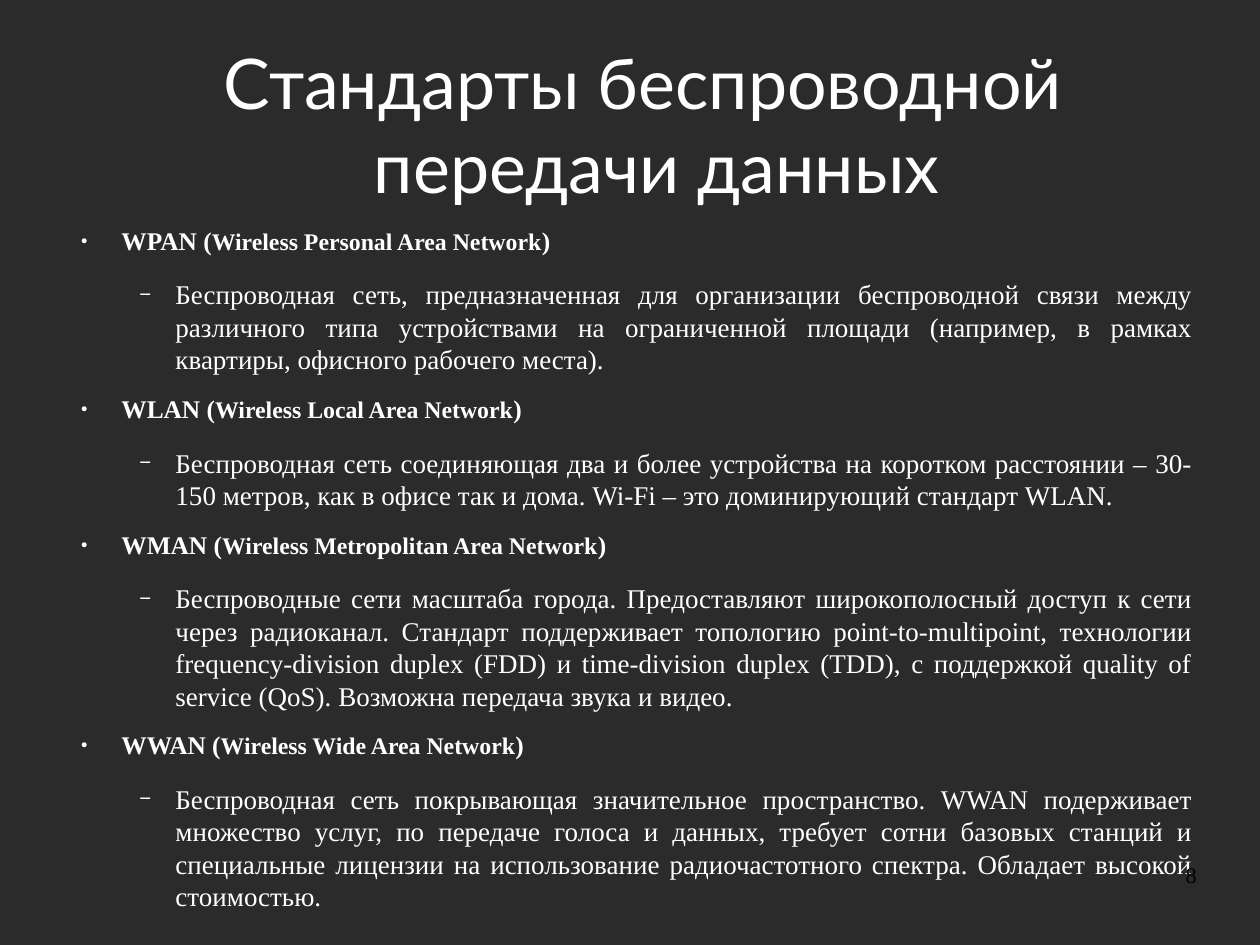
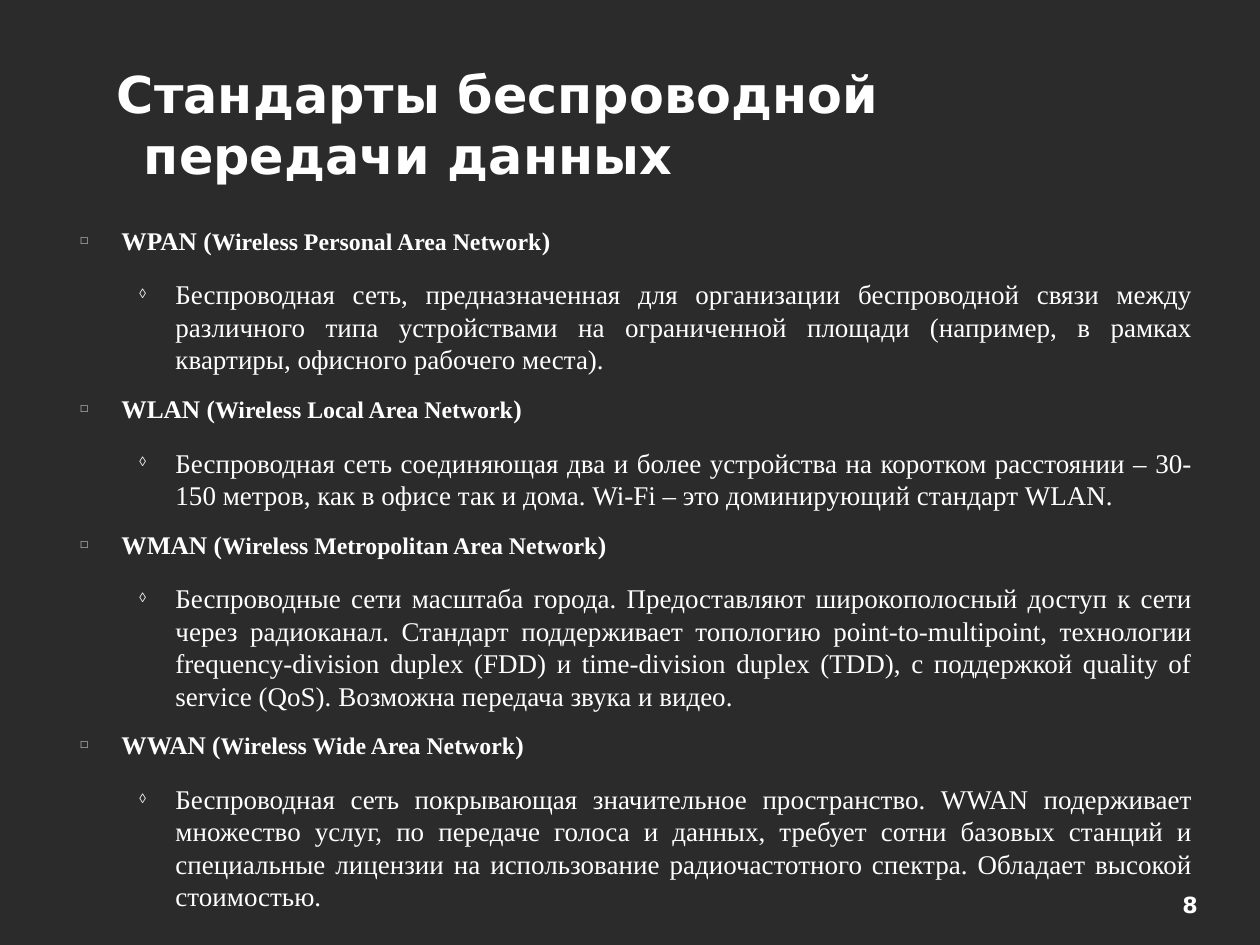
Before and after one commit to aeremenok/a-team-777, a slide deck: slide 8 of 10/smm/doc/eav_wireless.odp. Drawn at 1260x945 pixels with LibreOffice and Linux fonts; fonts in the diff are those of the drawing; background and template pictures are left out; a plain dark background stands for a picture behind light text. Boxes give left, top, right and bottom in pixels: in the first picture for what was removed or moved away, otherwise in the second. Text is boxed around its words. In the diff, an @@ line names an element or a change of style, - is before the commit and + after.

```diff
--- a/10/smm/doc/eav_wireless.odp
+++ b/10/smm/doc/eav_wireless.odp
@@ title "Стандарты беспроводной передачи данных" moved from (x1=224, y1=58, x2=1062, y2=205) to (x1=117, y1=73, x2=878, y2=185) @@
@@ title "Стандарты беспроводной передачи данных" at (x1=117, y1=73, x2=878, y2=185): size 44 to 32 pt, font Lato to DejaVu Sans, bold on; alignment centre to left @@
@@ text "WPAN (Wireless Personal Area Network)" at (x1=121, y1=233, x2=1192, y2=907): bullet ● to □; bullet − to ◊ @@
@@ page number moved from (x1=1186, y1=865, x2=1197, y2=882) to (x1=1182, y1=896, x2=1197, y2=914) @@
@@ page number at (x1=1182, y1=896, x2=1197, y2=914): font Times New Roman to DejaVu Sans, text colour #000000 to #FFFFFF, bold on; alignment right to centre @@
```
Also in this commit, not shown: 43 other slides changed.
